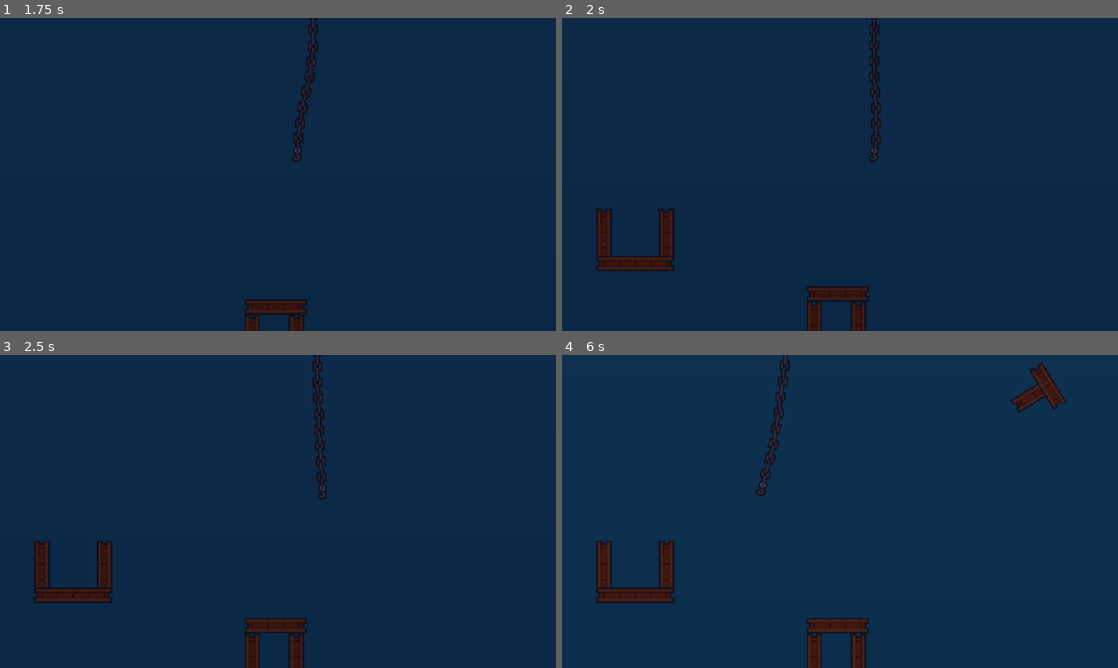
Above: before the commit, frames 1-4 (two rows, left to right).
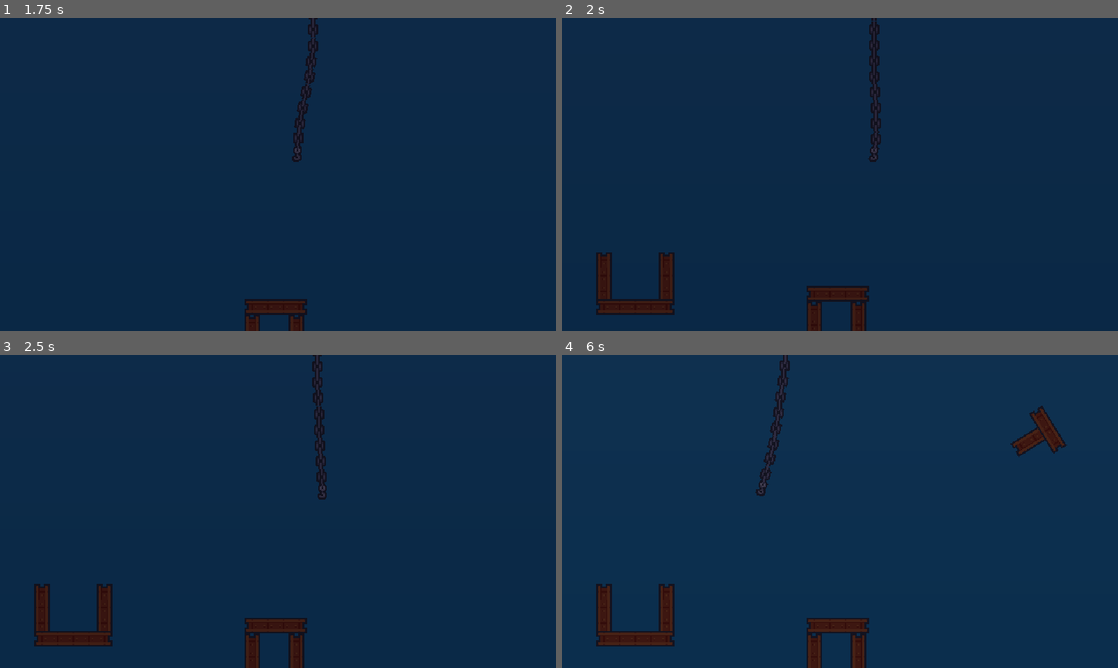
Above: after the commit, the same moments.

Repository: HeadPanda/tower-crane
Game: Godot game, scene res://scenes/main_scenes/level.tscn
Two runs of this game, one before a commit and one after it. Both use one fixed random seed, a clock stepped at 60 frames per second and the inputs below. Sound files missing from this copy of the repository are replaced by a short silence.
Inputs:
- Up to frame 1 (1.75 s): tap Enter at 0.5 s; hold D (move_right) 0.53-1.28 s; tap Space (attach) at 0.6, 1.35 s; hold Ctrl (move_down) from 1.28 s (still down)
- Up to frame 2 (2 s): keep holding Ctrl (move_down)
- Up to frame 3 (2.5 s): release Ctrl (move_down) at 2.03 s; hold D (move_right) from 2.03 s (still down); tap Space (attach) at 2.1 s
- Up to frame 4 (6 s): release D (move_right) at 2.78 s; hold Shift (move_up) 2.78-3.53 s; tap Space (attach) every 0.75 s from 2.85 to 5.85 s; hold A (move_left) 3.53-5.03 s; hold Ctrl (move_down) 5.03-5.78 s; hold D (move_right) from 5.78 s (still down)

Frame 1 is identical in both runs. In frame 2, 2.6% of the frame differs, in the area x 6-21%, y 60-95%; in frame 3, 2.5%; in frame 4, 3.9%, in the area x 6-91%, y 2-94%.

Commit message:
Raise block spawners as tower height increases

Diff:
--- a/project.godot
+++ b/project.godot
@@ -85,6 +85,8 @@
 2d_physics/layer_5="SpawnArea"
 2d_physics/layer_6="CraneChain"
 2d_physics/layer_7="BlockDetectionArea"
+2d_physics/layer_8="PlayerActivatedBlock"
+2d_physics/layer_9="DeactivatedBlock"
 
 [physics]
 
--- a/scenes/blocks/block.tscn
+++ b/scenes/blocks/block.tscn
@@ -9,8 +9,8 @@
 size = Vector2(61, 22)
 
 [node name="Block" type="RigidBody2D" groups=["Blocks"]]
-collision_layer = 4
-collision_mask = 13
+collision_layer = 256
+collision_mask = 0
 mass = 2.0
 physics_material_override = SubResource("PhysicsMaterial_o0bwp")
 contact_monitor = true
--- a/scenes/blocks/block_spawner.tscn
+++ b/scenes/blocks/block_spawner.tscn
@@ -13,7 +13,7 @@
 [ext_resource type="PackedScene" uid="uid://cr61ieu1gol6f" path="res://scenes/blocks/junk_blocks/junk_block_dumpster.tscn" id="11_uongp"]
 
 [sub_resource type="RectangleShape2D" id="RectangleShape2D_0npo0"]
-size = Vector2(150, 102)
+size = Vector2(122, 79)
 
 [node name="BlockSpawner" type="Node2D"]
 script = ExtResource("1_q70j1")
@@ -25,6 +25,7 @@
 collision_mask = 102
 
 [node name="CollisionShape2D" type="CollisionShape2D" parent="Area2D"]
+position = Vector2(0, -2.5)
 shape = SubResource("RectangleShape2D_0npo0")
 
 [node name="SpawnTimer" type="Timer" parent="."]
--- a/scenes/crane/crane.gd
+++ b/scenes/crane/crane.gd
@@ -138,6 +138,7 @@
 		held_block = null
 		await get_tree().create_timer(release_delay).timeout
 		cached_block.set_collision_layer_value(3, true)
+		cached_block.set_collision_layer_value(8, true)
 		cached_block.set_collision_layer_value(4, false)
 		#cached_block.set_collision_mask_value(2, true)
 		cached_block.lock_rotation = false
@@ -148,8 +149,10 @@
 				attach_sfx.play()
 				held_block = body
 				held_block.set_collision_layer_value(3, false)
+				held_block.set_collision_layer_value(9, false)
 				held_block.set_collision_layer_value(4, true)
 				held_block.set_collision_mask_value(2, false)
+				held_block.set_collision_mask_value(3, true)
 				held_block.freeze = false
 				#held_block.lock_rotation = true
 
--- a/scenes/crane/crane.tscn
+++ b/scenes/crane/crane.tscn
@@ -300,7 +300,7 @@
 [node name="GrabArea" type="Area2D" parent="ChainContainer/Hook"]
 unique_name_in_owner = true
 collision_layer = 0
-collision_mask = 4
+collision_mask = 388
 
 [node name="CollisionShape2D" type="CollisionShape2D" parent="ChainContainer/Hook/GrabArea"]
 position = Vector2(0, 5)
--- a/scenes/main_scenes/level.tscn
+++ b/scenes/main_scenes/level.tscn
@@ -6,6 +6,7 @@
 [ext_resource type="PackedScene" uid="uid://6dkng1ng3h57" path="res://scenes/crane/crane.tscn" id="2_t0hj8"]
 [ext_resource type="PackedScene" uid="uid://1unhserf3qh8" path="res://scenes/blocks/metal_blocks/metal_block_straight.tscn" id="3_t0hj8"]
 [ext_resource type="PackedScene" uid="uid://smsai3kmcuqh" path="res://scenes/blocks/block_spawner.tscn" id="4_vjt8f"]
+[ext_resource type="PackedScene" uid="uid://d1amcjlbfr842" path="res://scenes/tower_height_raiser/tower_height_raiser.tscn" id="6_22qjb"]
 [ext_resource type="PackedScene" uid="uid://qlw73qud3dtp" path="res://scenes/blocks/block_deletion_zone.tscn" id="7_jmqta"]
 
 [sub_resource type="Gradient" id="Gradient_o3fsm"]
@@ -85,15 +86,21 @@
 [node name="MetalBlockStraight2" parent="Main/Blocks" instance=ExtResource("3_t0hj8")]
 position = Vector2(289, 306)
 rotation = 1.57079
+collision_layer = 4
+collision_mask = 13
 max_contacts_reported = 5
 
 [node name="MetalBlockStraight3" parent="Main/Blocks" instance=ExtResource("3_t0hj8")]
 position = Vector2(340, 306)
 rotation = 1.57079
+collision_layer = 4
+collision_mask = 13
 max_contacts_reported = 5
 
 [node name="MetalBlockStraight" parent="Main/Blocks" instance=ExtResource("3_t0hj8")]
 position = Vector2(317, 262)
+collision_layer = 4
+collision_mask = 13
 max_contacts_reported = 5
 
 [node name="Player" type="Node2D" parent="Main"]
@@ -101,18 +108,22 @@
 [node name="Crane" parent="Main/Player" instance=ExtResource("2_t0hj8")]
 position = Vector2(328, -231)
 
-[node name="BlockSpawners" type="Node2D" parent="Main"]
+[node name="TowerHeightRaiser" parent="Main" instance=ExtResource("6_22qjb")]
+position = Vector2(0, 155)
 
-[node name="BlockSpawner" parent="Main/BlockSpawners" instance=ExtResource("4_vjt8f")]
+[node name="BlockSpawners" type="Node2D" parent="Main/TowerHeightRaiser"]
+position = Vector2(0, -105)
+
+[node name="BlockSpawner" parent="Main/TowerHeightRaiser/BlockSpawners" instance=ExtResource("4_vjt8f")]
 position = Vector2(563, 227)
 
-[node name="BlockSpawner2" parent="Main/BlockSpawners" instance=ExtResource("4_vjt8f")]
+[node name="BlockSpawner2" parent="Main/TowerHeightRaiser/BlockSpawners" instance=ExtResource("4_vjt8f")]
 position = Vector2(75, 227)
 
-[node name="BlockSpawner3" parent="Main/BlockSpawners" instance=ExtResource("4_vjt8f")]
+[node name="BlockSpawner3" parent="Main/TowerHeightRaiser/BlockSpawners" instance=ExtResource("4_vjt8f")]
 position = Vector2(563, -6)
 
-[node name="BlockSpawner4" parent="Main/BlockSpawners" instance=ExtResource("4_vjt8f")]
+[node name="BlockSpawner4" parent="Main/TowerHeightRaiser/BlockSpawners" instance=ExtResource("4_vjt8f")]
 position = Vector2(75, -6)
 
 [node name="BlockDeletionAreas" type="Node2D" parent="Main"]
--- /dev/null
+++ b/scenes/tower_height_raiser/tower_height_raiser.gd
@@ -0,0 +1,11 @@
+extends Node2D
+
+@export var raise_height: float = 200
+@onready var ray_cast_2d: RayCast2D = $RayCast2D
+
+func _physics_process(delta: float) -> void:
+	if ray_cast_2d.is_colliding():
+		var block: Block = ray_cast_2d.get_collider()
+		var is_attached = block.get_collision_layer_value(4)
+		if not is_attached:
+			position.y -= raise_height
--- /dev/null
+++ b/scenes/tower_height_raiser/tower_height_raiser.tscn
@@ -0,0 +1,10 @@
+[gd_scene load_steps=2 format=3 uid="uid://d1amcjlbfr842"]
+
+[ext_resource type="Script" uid="uid://ca21q8idpumsb" path="res://scenes/tower_height_raiser/tower_height_raiser.gd" id="1_kjgkr"]
+
+[node name="TowerHeightRaiser" type="Node2D"]
+script = ExtResource("1_kjgkr")
+
+[node name="RayCast2D" type="RayCast2D" parent="."]
+target_position = Vector2(1920, 0)
+collision_mask = 128
Not shown: 1 places in scenes/main_scenes/level.tscn that only renumber resources
Not shown, added: scenes/tower_height_raiser/tower_height_raiser.gd.uid
